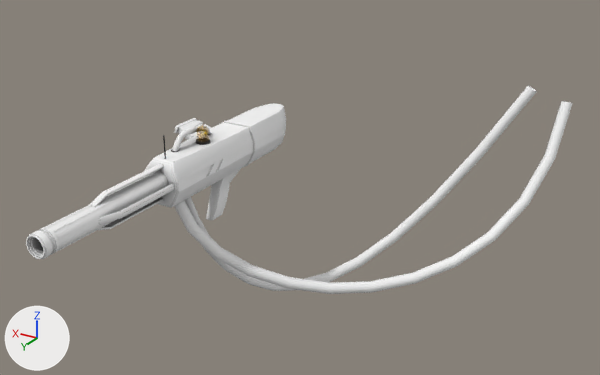
The Blender file CGP603/Assets/Wijnand/gun.blend as it was, and as the next commit left it.
Before and after are seen from a 50 mm camera at (-3.26, 3.25, 2.05) aimed at (-0.64, -1.12, -0.13). Arrows for +X, +Y and +Z are at lower left; the lights stay in place.

Objects in the first picture: 'Gun'.
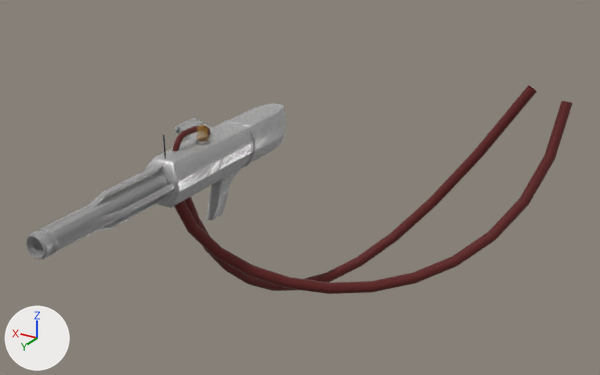
Where the change shows, as pixel boxes (x1, y1, x2, y2) in the pictures (600 x 375 px):
'Gun', recoloured
    both: (26, 85, 573, 294)
part 1 of me_cylinder, recoloured
    both: (54, 178, 165, 250)
part 2 of me_cylinder, recoloured (white to brown)
    both: (172, 85, 573, 294)

Edits to the bpy script that builds the scene:
```text
Add ng_nodegroup:
    ng_nodegroup = bpy.data.node_groups.new('NodeGroup', 'ShaderNodeTree')
    # nodes: Bevel, Math, Mix, NewGeometry, TexNoise, ValToRGB, VectorMath
    # colours: black #000000, white #ffffff
Change mat_material_002:
    remove # nodes: BsdfPrincipled, OutputMaterial, TexImage
    nodes: BsdfPrincipled x2, Group, Math, Mix, MixShader, OutputMaterial, RGB, TexImage
    colours: grey #757575
Add mat_material:
    mat_material = principled_material('Material')
    mat_material.base_color = (0.0999, 0.00164, 0.0)  # dark red #590500
    mat_material.roughness = 0.72
    mat_material.specular_ior_level = 0.47
    mat_material.sheen_weight = 0.154
Add mat_attena:
    mat_attena = principled_material('Attena')
    mat_attena.base_color = (0.0, 0.0, 0.0)  # black #000000
    mat_attena.roughness = 0.295
    mat_attena.specular_ior_level = 0.63
Add mat_colorspectrumhere:
    mat_colorspectrumhere = principled_material('ColorSpectrumhere')
    mat_colorspectrumhere.base_color = (0.8, 0.8, 0.8)  # white #e7e7e7
    mat_colorspectrumhere.metallic = 1.0
    mat_colorspectrumhere.roughness = 1.0
    mat_colorspectrumhere.specular_ior_level = 1.0
Change me_cylinder:
    where me_cylinder.from_pydata(...)  # 3154 vertices, 2962 faces; spans x -1.99..0.34, y -2.74..0.57, z -1.19..0.33
    used by ob_gun; location = (0.0, 0.0, 0.0)
    me_cylinder part 1: 170 of the faces centred in x -0.07..-0.05, y -0.4..0.44, z -0.05..0.05 switch from mat_material_002 (picture img_untitled_001) to mat_colorspectrumhere (white #e7e7e7)
    me_cylinder part 2: 540 of the faces centred in x -1.98..0.07, y -2.65..-0.58, z -1.18..0.25 switch from mat_material_002 (picture img_untitled_001) to mat_material (dark red #590500)
    add me_cylinder.materials.append(mat_attena)  # black #000000
```
